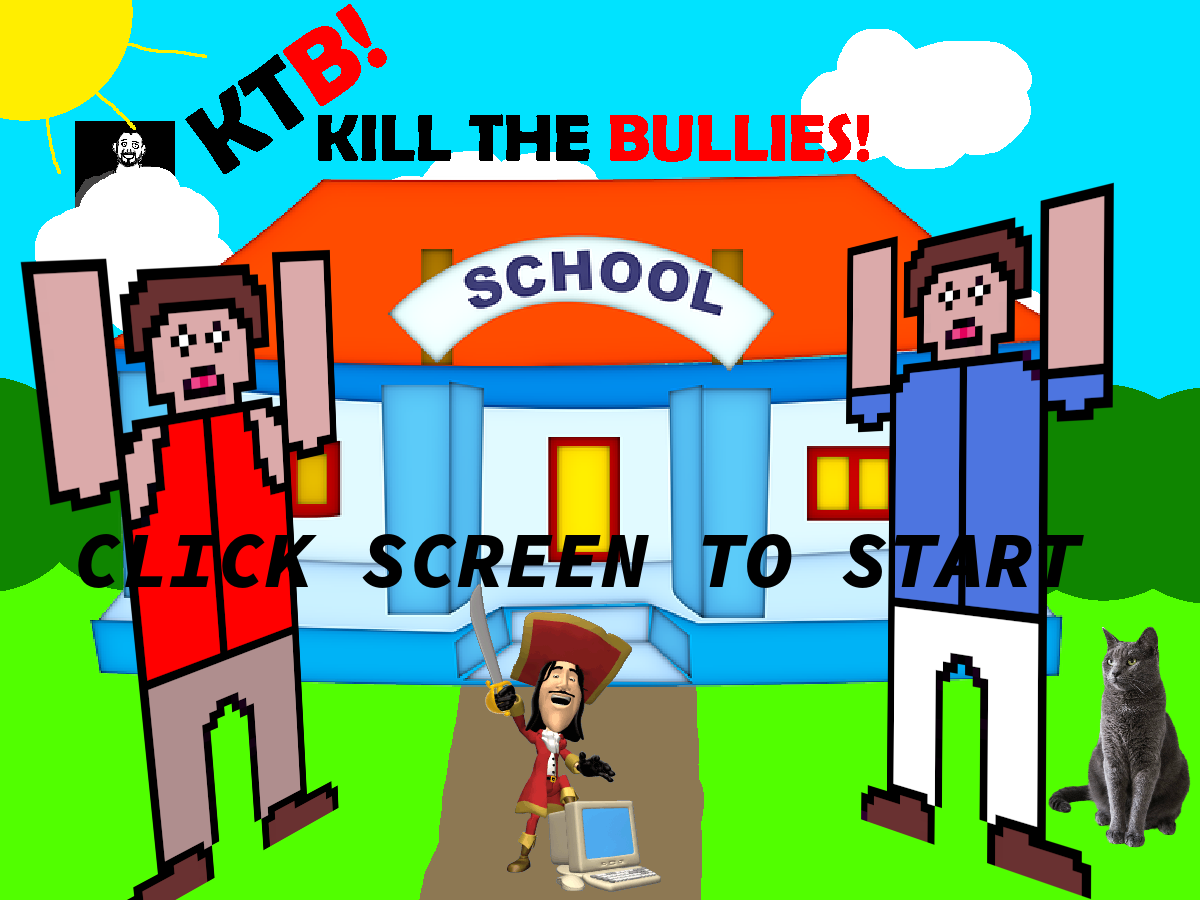
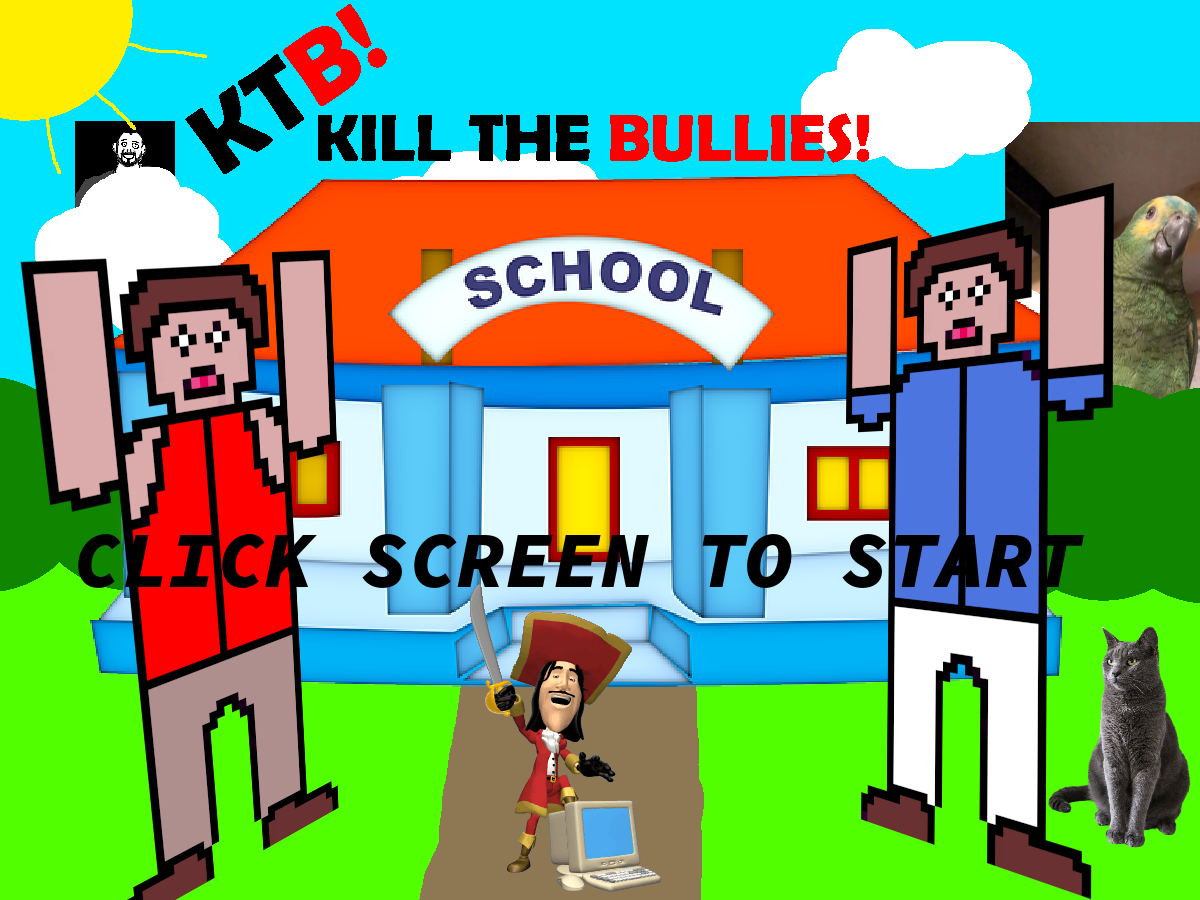
Revision of a layered (1200, 900) image; what changed, layer by layer:
added layer "poulet" above "jerau.xpm" over [1005, 122, 1200, 399]
